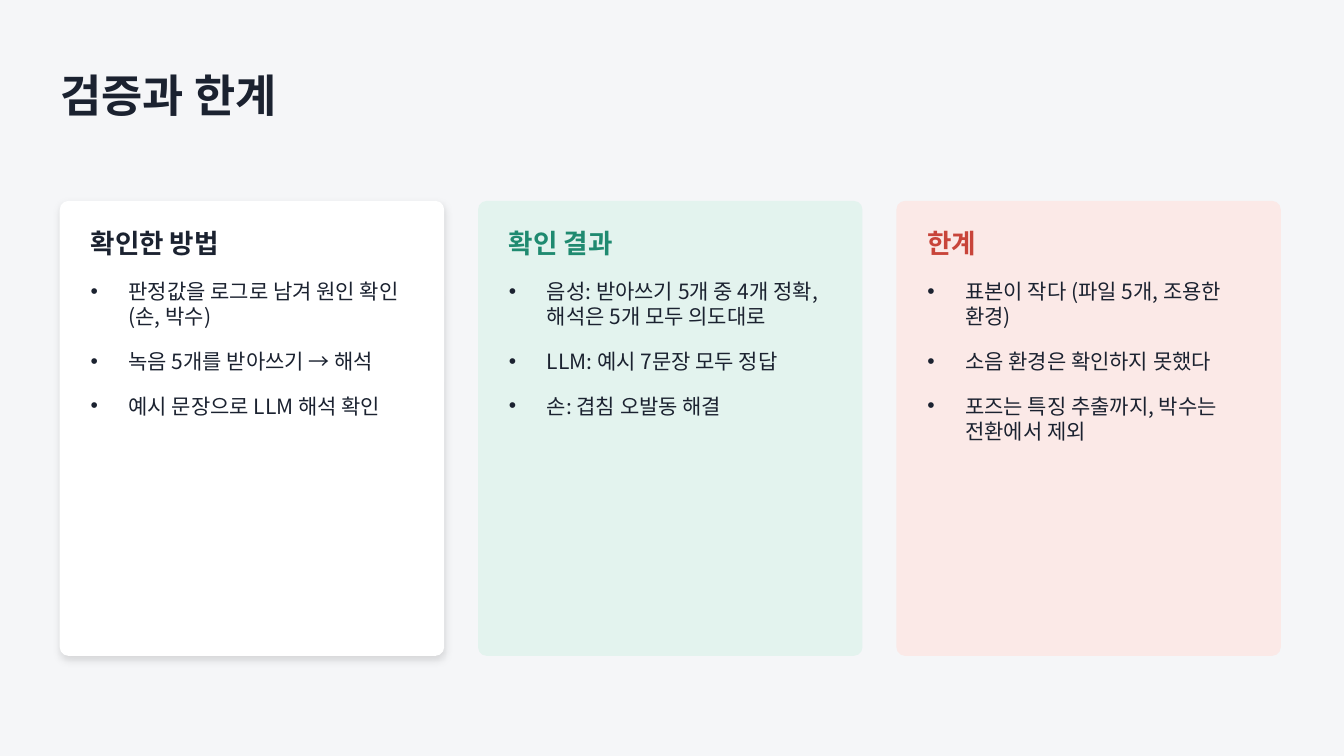
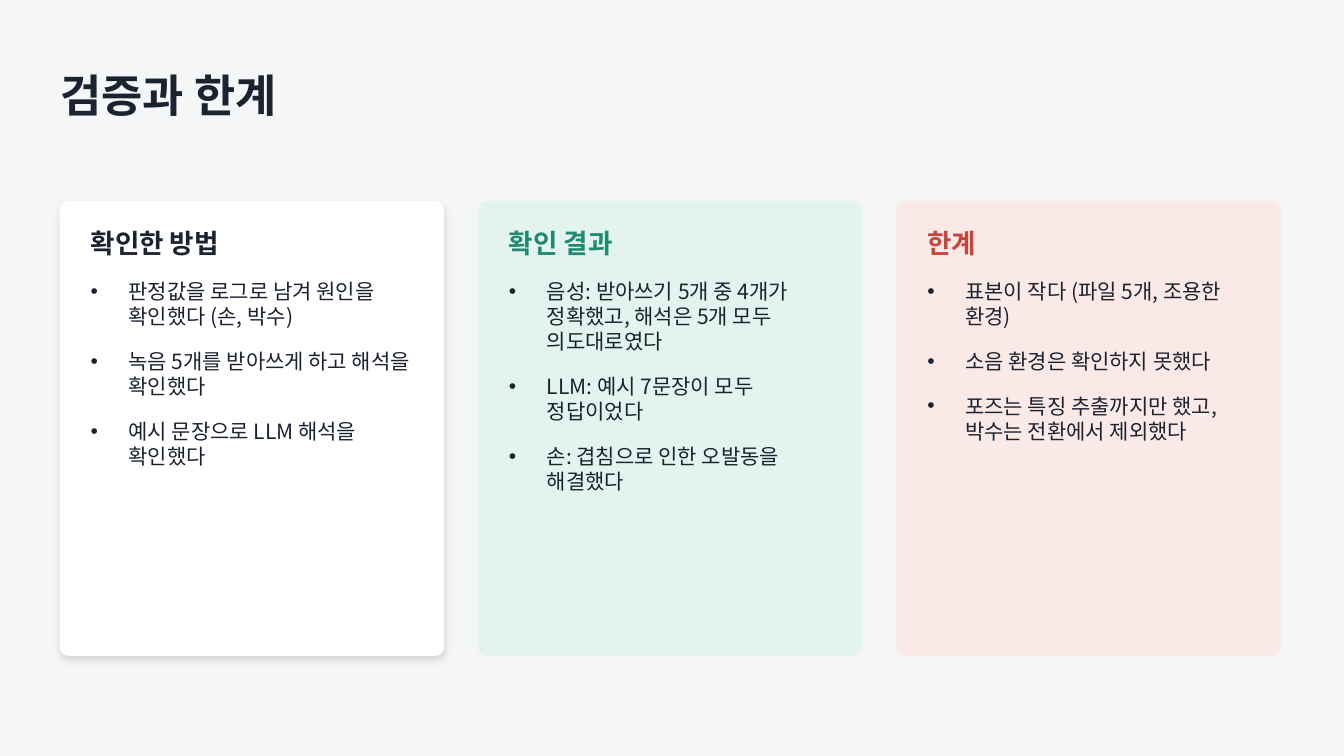
Before and after one commit to JungUH-0/JungPra, a slide deck: slide 11 of pythonpra/myproject/ppt/assistant_process.pptx (slide 12 before the commit). Drawn at 1344x756 pixels with LibreOffice and Linux fonts; fonts in the diff are those of the drawing. Boxes give left, top, right and bottom in pixels: in the first picture for what was removed or moved away, otherwise in the second. Text is boxed around its words. In the diff, an @@ line names an element or a change of style, - is before the commit and + after.

```diff
--- a/pythonpra/myproject/ppt/assistant_process.pptx
+++ b/pythonpra/myproject/ppt/assistant_process.pptx
@@ text at bbox=[128, 281, 410, 466]: text changed @@
-• 판정값을 로그로 남겨 원인 확인 (손, 박수)
-• 녹음 5개를 받아쓰기 → 해석
-• 예시 문장으로 LLM 해석 확인
+• 판정값을 로그로 남겨 원인을 확인했다 (손, 박수)
+• 녹음 5개를 받아쓰게 하고 해석을 확인했다
+• 예시 문장으로 LLM 해석을 확인했다
@@ text at bbox=[547, 376, 779, 491]: text changed @@
-• 음성: 받아쓰기 5개 중 4개 정확, 해석은 5개 모두 의도대로
-• LLM: 예시 7문장 모두 정답
-• 손: 겹침 오발동 해결
+• 음성: 받아쓰기 5개 중 4개가 정확했고, 해석은 5개 모두 의도대로였다
+• LLM: 예시 7문장이 모두 정답이었다
+• 손: 겹침으로 인한 오발동을 해결했다
@@ text at bbox=[965, 396, 1217, 441]: text changed @@
-• 포즈는 특징 추출까지, 박수는 전환에서 제외
+• 포즈는 특징 추출까지만 했고, 박수는 전환에서 제외했다
```
Also in this commit, not shown: 10 other slides changed, 1 slide added, 2 slides removed, 2 other files.
